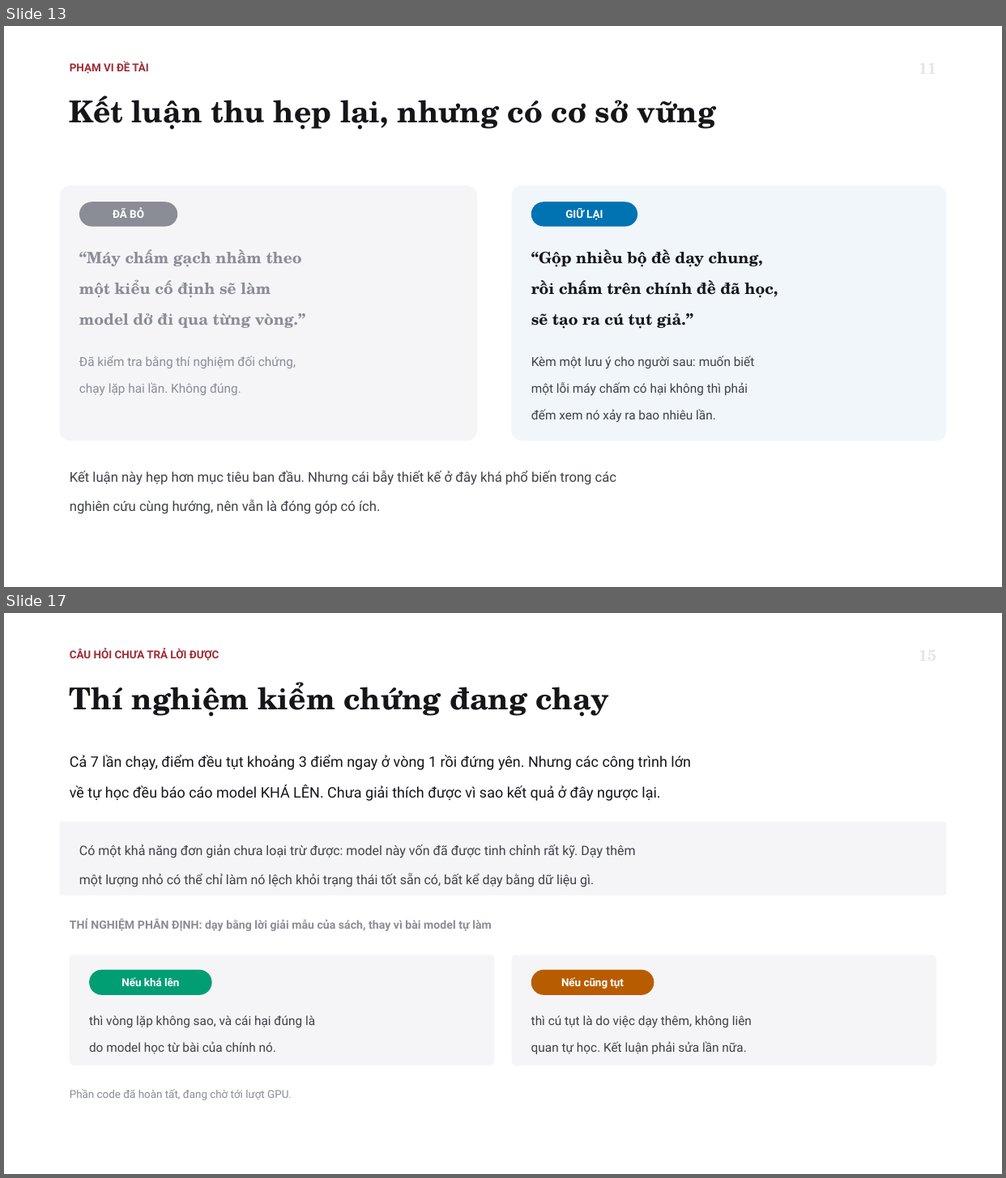
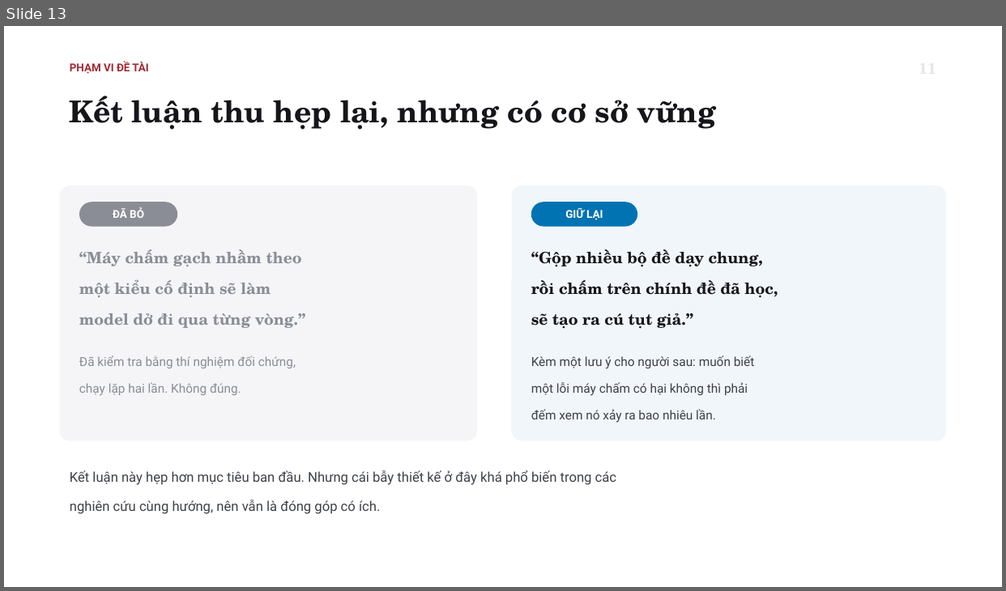
Before and after one commit to tsan2711/DACNTT_2026, a slide deck: BaoCaoTienDo_Tuan1-3_52300057_52300006.pptx. Shown one above the other, each under a label of ours: slides 13 and 17 before the commit, slide 13 after it; the slides between them are not shown. The pictures are 1006x1178 and 1006x591 pixels, drawn with LibreOffice and Linux fonts; fonts in the diff are those of the drawing. Boxes give left, top, right and bottom in pixels: in the first picture for what was removed or moved away, otherwise in the second. Text is boxed around its words. In the diff, an @@ line names an element or a change of style, - is before the commit and + after.

```diff
--- a/BaoCaoTienDo_Tuan1-3_52300057_52300006.pptx
+++ b/BaoCaoTienDo_Tuan1-3_52300057_52300006.pptx
@@ slide 17 removed at (4,613,1002,1174), background #FFFFFF @@
@@ text removed at (70,649,219,661) @@
-CÂU HỎI CHƯA TRẢ LỜI ĐƯỢC
@@ text removed at (70,682,609,717) @@
-Thí nghiệm kiểm chứng đang chạy
@@ text removed at (70,755,691,801) @@
-Cả 7 lần chạy, điểm đều tụt khoảng 3 điểm ngay ở vòng 1 rồi đứng yên. Nhưng các công trình lớn
-về tự học đều báo cáo model KHÁ LÊN. Chưa giải thích được vì sao kết quả ở đây ngược lại.
@@ rounded rectangle removed at (59,822,947,895) @@
@@ text removed at (79,845,636,888) @@
-Có một khả năng đơn giản chưa loại trừ được: model này vốn đã được tinh chỉnh rất kỹ. Dạy thêm
-một lượng nhỏ có thể chỉ làm nó lệch khỏi trạng thái tốt sẵn có, bất kể dạy bằng dữ liệu gì.
@@ text removed at (70,918,492,931) @@
-THÍ NGHIỆM PHÂN ĐỊNH: dạy bằng lời giải mẫu của sách, thay vì bài model tự làm
@@ rounded rectangle removed at (70,955,495,1066) @@
@@ rounded rectangle removed at (89,970,212,995) @@
-Nếu khá lên
@@ rounded rectangle removed at (512,955,937,1066) @@
@@ rounded rectangle removed at (531,970,654,995) @@
-Nếu cũng tụt
@@ text removed at (89,1016,315,1054) @@
-thì vòng lặp không sao, và cái hại đúng là
-do model học từ bài của chính nó.
@@ text removed at (531,1016,752,1054) @@
-thì cú tụt là do việc dạy thêm, không liên
-quan tự học. Kết luận phải sửa lần nữa.
@@ text removed at (70,1089,292,1101) @@
-Phần code đã hoàn tất, đang chờ tới lượt GPU.
```
Also in this commit, not shown: 4 slides changed, 2 slides added, 3 other slides removed, 4 other files.
